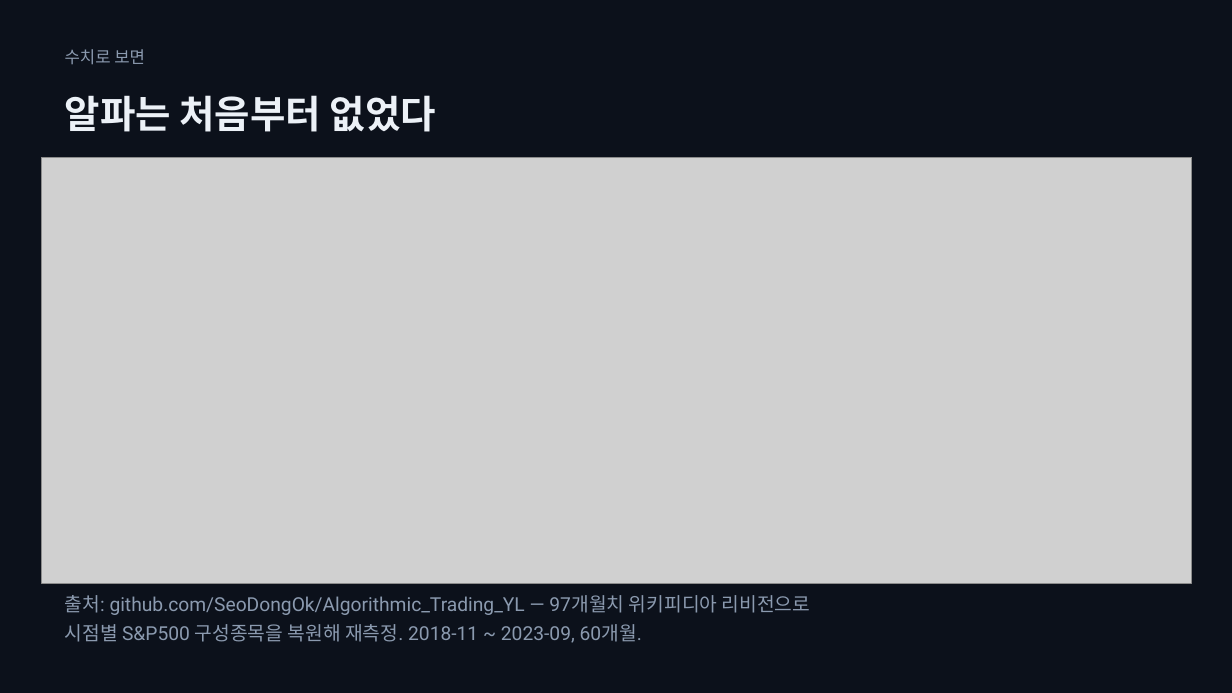
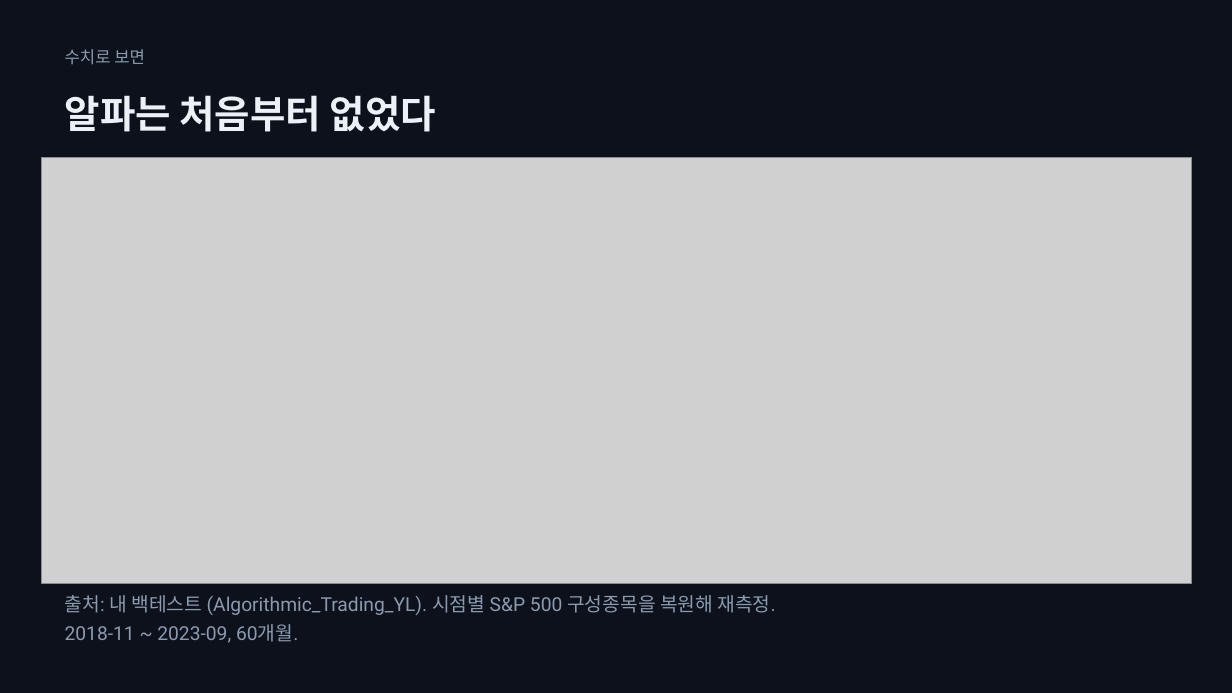
Before and after one commit to SeoDongOk/proof-of-track-record, a slide deck: slide 4 of deck/proof-of-track-record.pptx. Drawn at 1232x693 pixels with LibreOffice and Linux fonts; fonts in the diff are those of the drawing; grey boxes stand for pictures. Boxes give left, top, right and bottom in pixels: in the first picture for what was removed or moved away, otherwise in the second. Text is boxed around its words. In the diff, an @@ line names an element or a change of style, - is before the commit and + after.

```diff
--- a/deck/proof-of-track-record.pptx
+++ b/deck/proof-of-track-record.pptx
@@ text at box(65, 595, 775, 643): text changed @@
-출처: github.com/SeoDongOk/Algorithmic_Trading_YL — 97개월치 위키피디아 리비전으로
-시점별 S&P500 구성종목을 복원해 재측정. 2018-11 ~ 2023-09, 60개월.
+출처: 내 백테스트 (Algorithmic_Trading_YL). 시점별 S&P 500 구성종목을 복원해 재측정.
+2018-11 ~ 2023-09, 60개월.
```
Also in this commit, not shown: 14 other slides changed, 15 other files.
